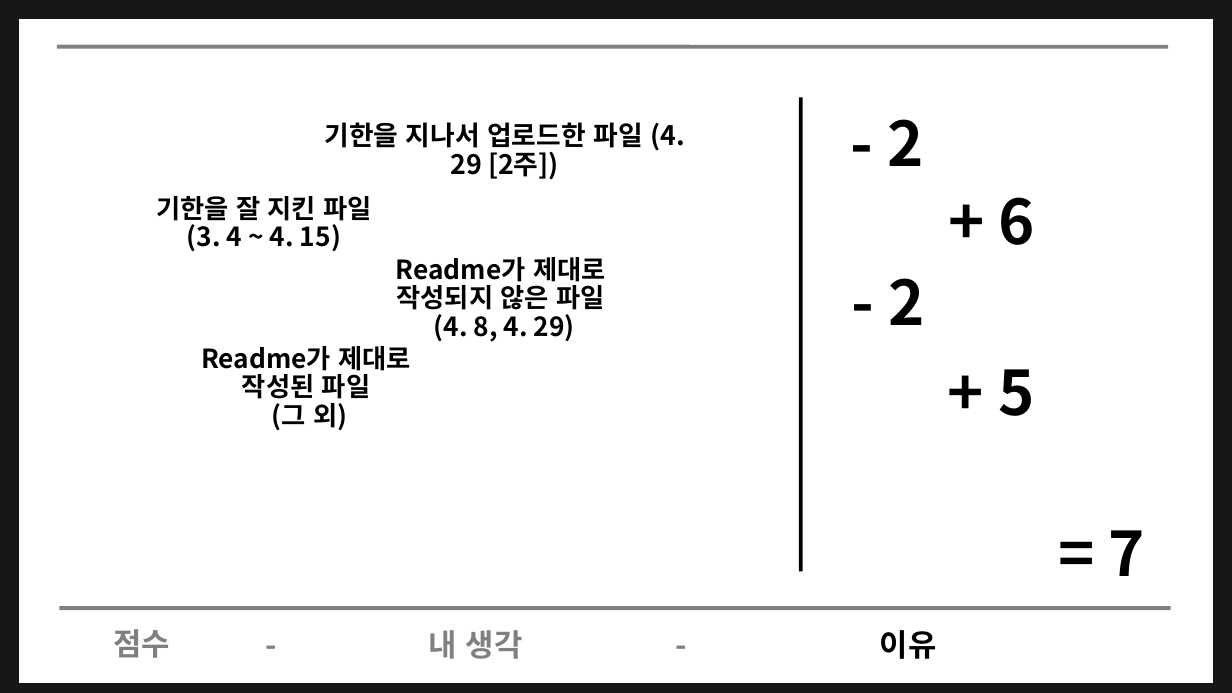
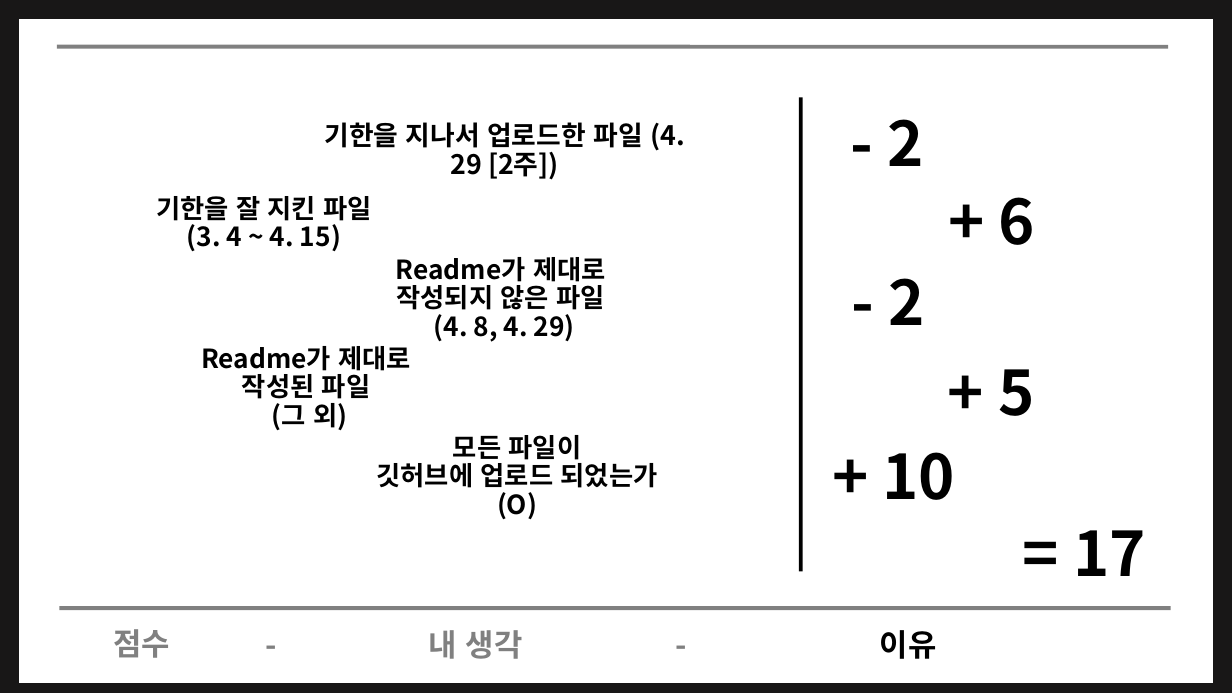
Before and after one commit to 20Sangwoo/-, a slide deck: slide 14 of 202084779 조상우 모바일앱개발.pptx. Drawn at 1232x693 pixels with LibreOffice and Linux fonts; fonts in the diff are those of the drawing. Boxes give left, top, right and bottom in pixels: in the first picture for what was removed or moved away, otherwise in the second. Text is boxed around its words. In the diff, an @@ line names an element or a change of style, - is before the commit and + after.

Commit message:
Add files via upload

```diff
--- a/202084779 조상우 모바일앱개발.pptx
+++ b/202084779 조상우 모바일앱개발.pptx
@@ text added at <box>377,435,658,519</box>, 20.5 pt, text #000000, bold @@
+모든 파일이
+깃허브에 업로드 되었는가
+(O)
@@ text added at <box>883,452,956,500</box>, 48 pt, text #000000, bold @@
++ 10
@@ text at <box>1073,530,1146,576</box>: text changed @@
-= 7
+= 17
```
Also in this commit, not shown: 1 other slide changed.
